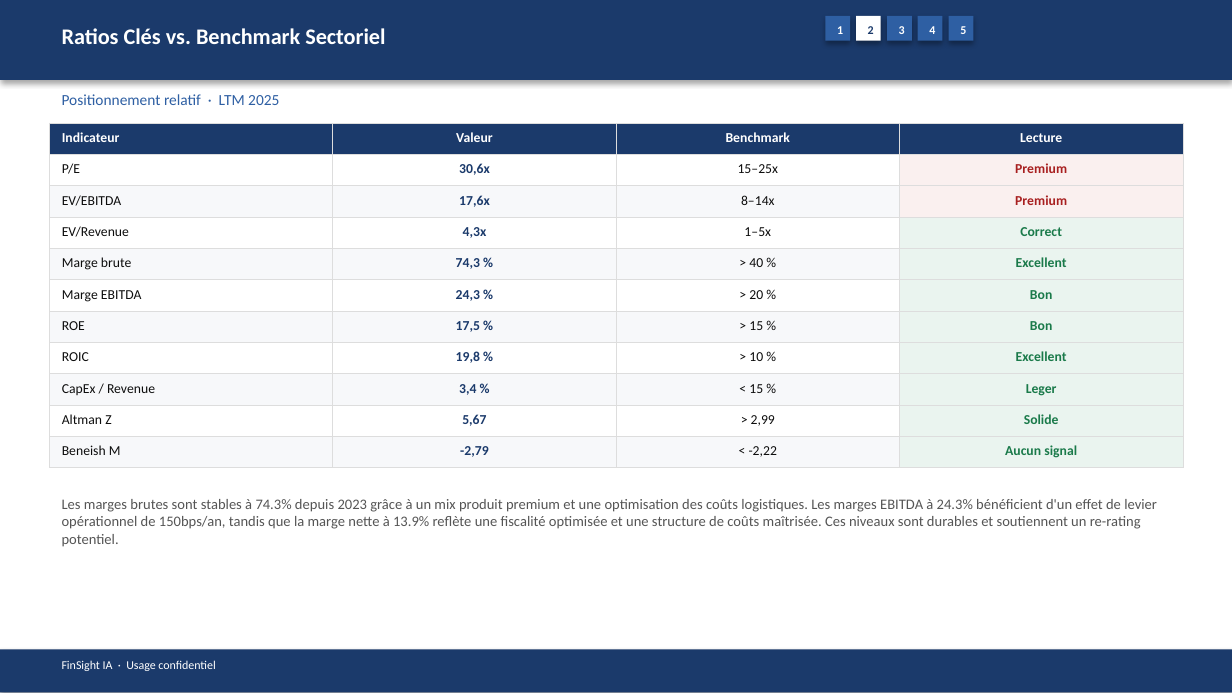
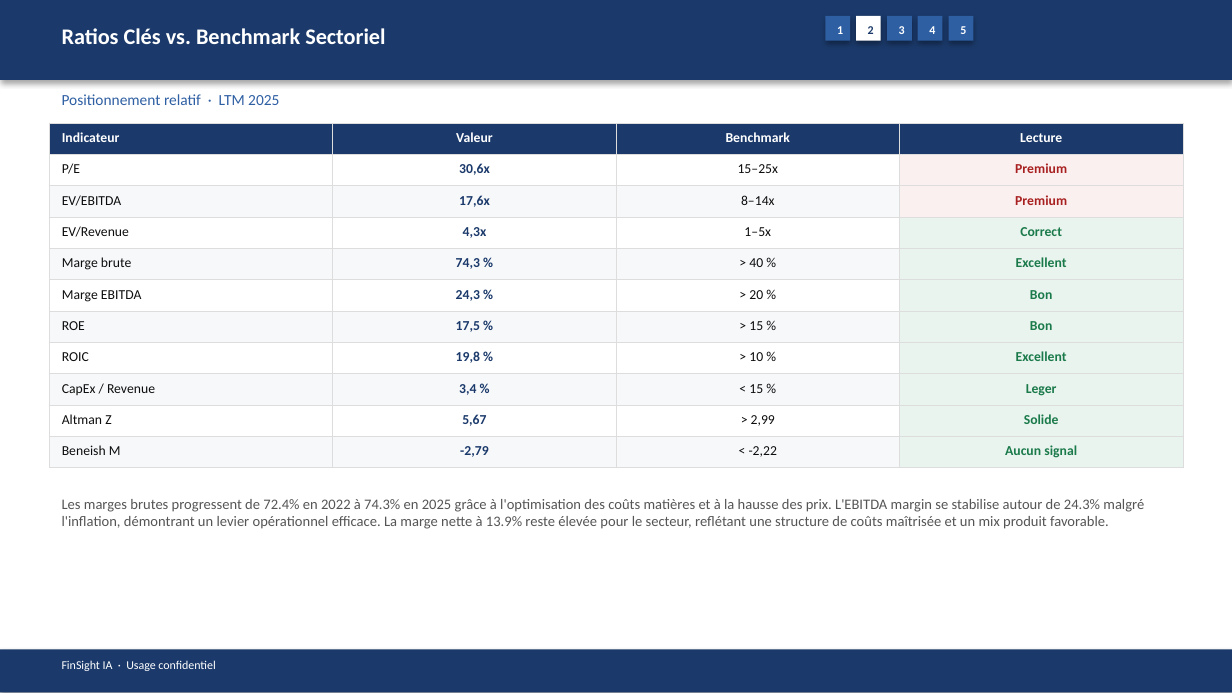
Before and after one commit to baptistejeh07-art/finsight-ia, a slide deck: slide 10 of preview/OR.PA/OR.PA_pitchbook.pptx. Drawn at 1232x693 pixels with LibreOffice and Linux fonts; fonts in the diff are those of the drawing. Boxes give left, top, right and bottom in pixels: in the first picture for what was removed or moved away, otherwise in the second. Text is boxed around its words. In the diff, an @@ line names an element or a change of style, - is before the commit and + after.

```diff
--- a/preview/OR.PA/OR.PA_pitchbook.pptx
+++ b/preview/OR.PA/OR.PA_pitchbook.pptx
@@ text at (x1=62, y1=499, x2=1144, y2=529): text changed @@
-Les marges brutes sont stables à 74.3% depuis 2023 grâce à un mix produit premium et une optimisation des coûts logistiques. Les marges EBITDA à 24.3% bénéficient d'un effet de levier opérationnel de 150bps/an, tandis que la marge nette à 13.9% reflète une fiscalité optimisée et une structure de coûts maîtrisée. Ces niveaux sont durables et soutiennent un re-rating potentiel.
+Les marges brutes progressent de 72.4% en 2022 à 74.3% en 2025 grâce à l'optimisation des coûts matières et à la hausse des prix. L'EBITDA margin se stabilise autour de 24.3% malgré l'inflation, démontrant un levier opérationnel efficace. La marge nette à 13.9% reste élevée pour le secteur, reflétant une structure de coûts maîtrisée et un mix produit favorable.
```
Also in this commit, not shown: 13 other slides changed, 3 other files.
